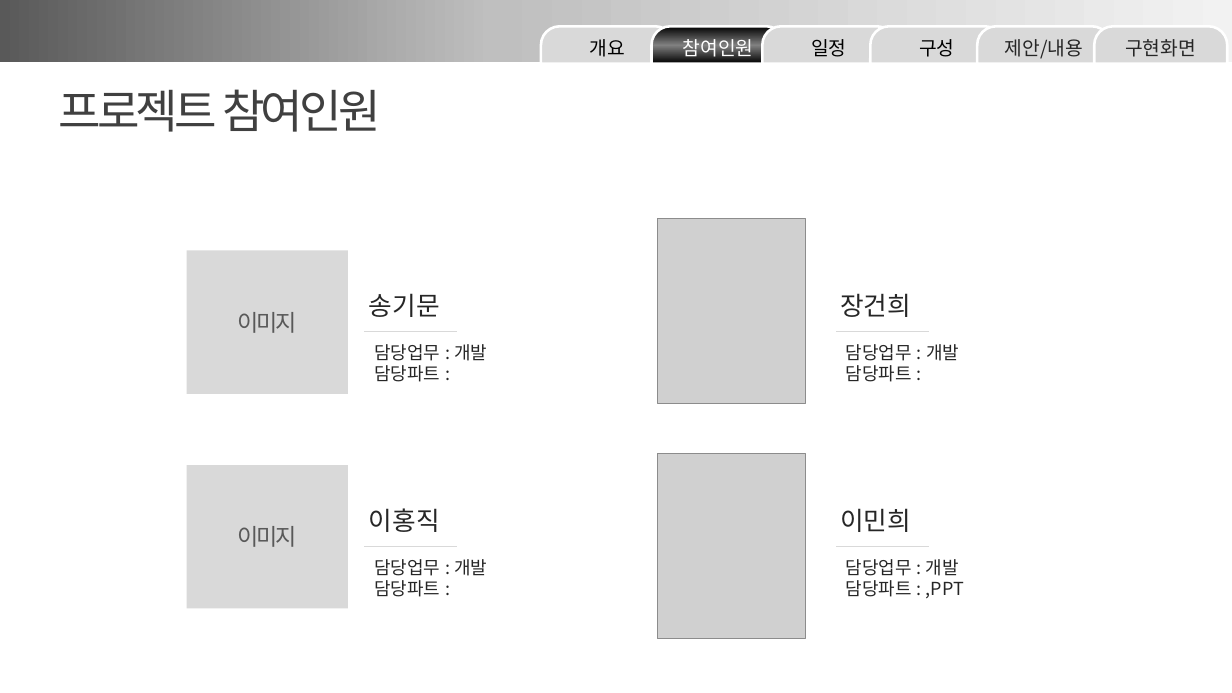
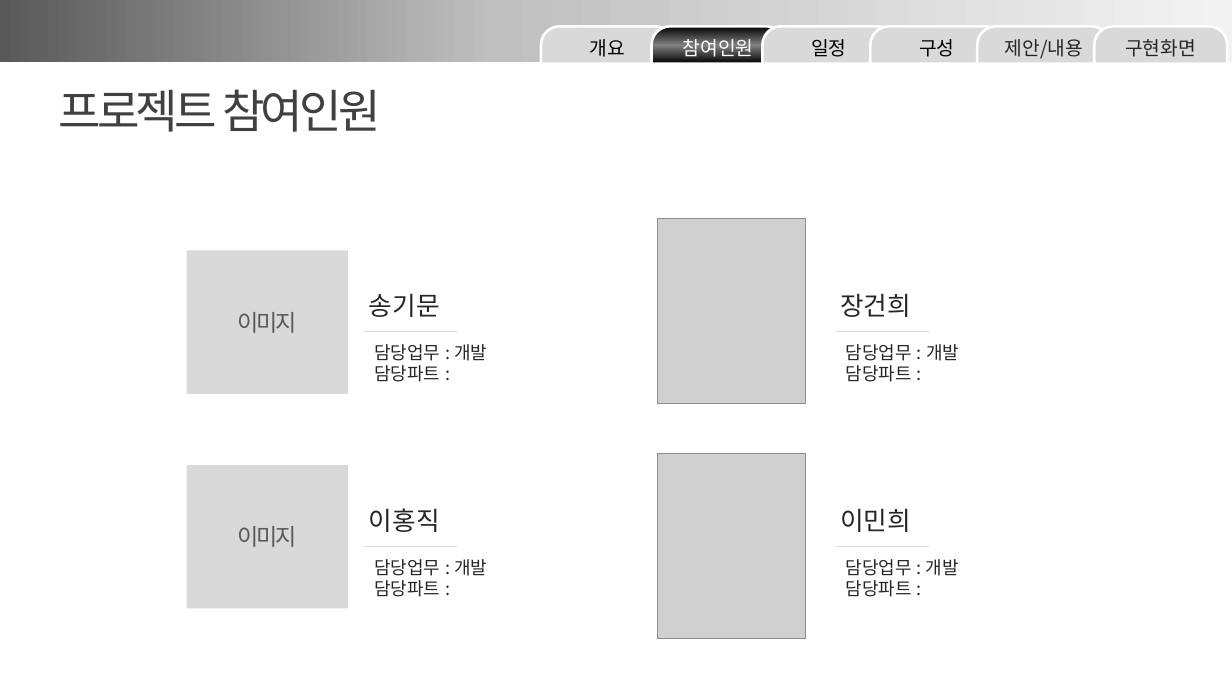
Before and after one commit to minmaxheap/FinalProject, a slide deck: slide 4 of 산출물/Team3 화면 설계 발표 ppt.pptx. Drawn at 1232x693 pixels with LibreOffice and Linux fonts; fonts in the diff are those of the drawing; grey boxes stand for pictures. Boxes give left, top, right and bottom in pixels: in the first picture for what was removed or moved away, otherwise in the second. Text is boxed around its words. In the diff, an @@ line names an element or a change of style, - is before the commit and + after.

```diff
--- a/산출물/Team3 화면 설계 발표 ppt.pptx
+++ b/산출물/Team3 화면 설계 발표 ppt.pptx
@@ text at (846, 580, 912, 597): text changed @@
-담당파트 : ,PPT
+담당파트 :
```
Also in this commit, not shown: 8 other slides changed, 1 slide removed, 1 other file.
